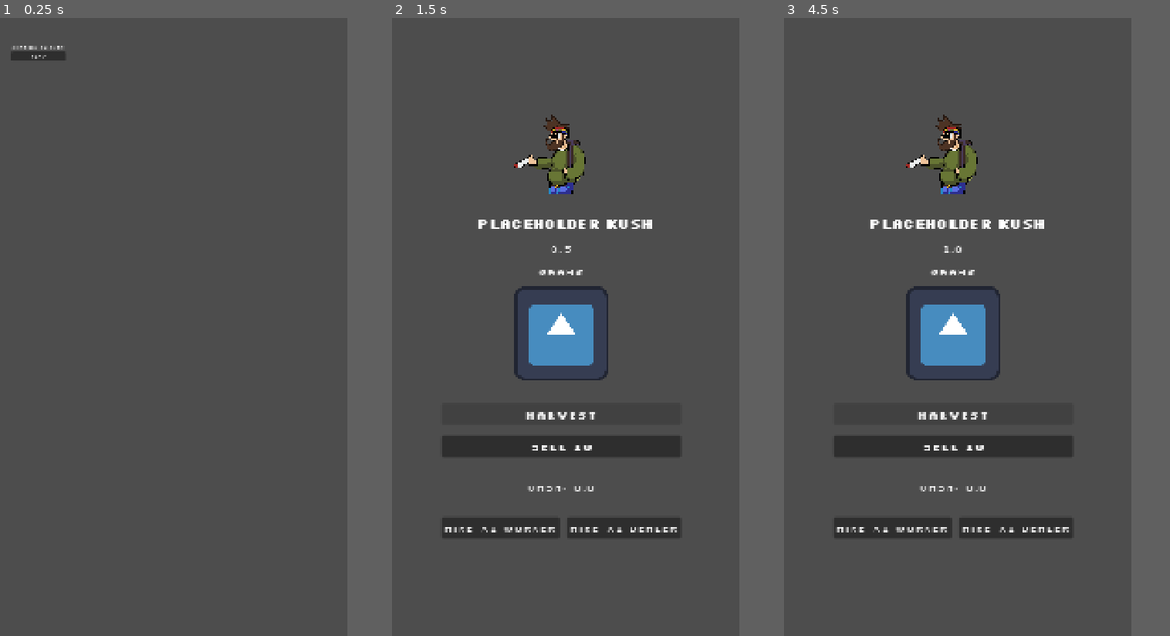
Above: before the commit, frames 1-3 (left to right).
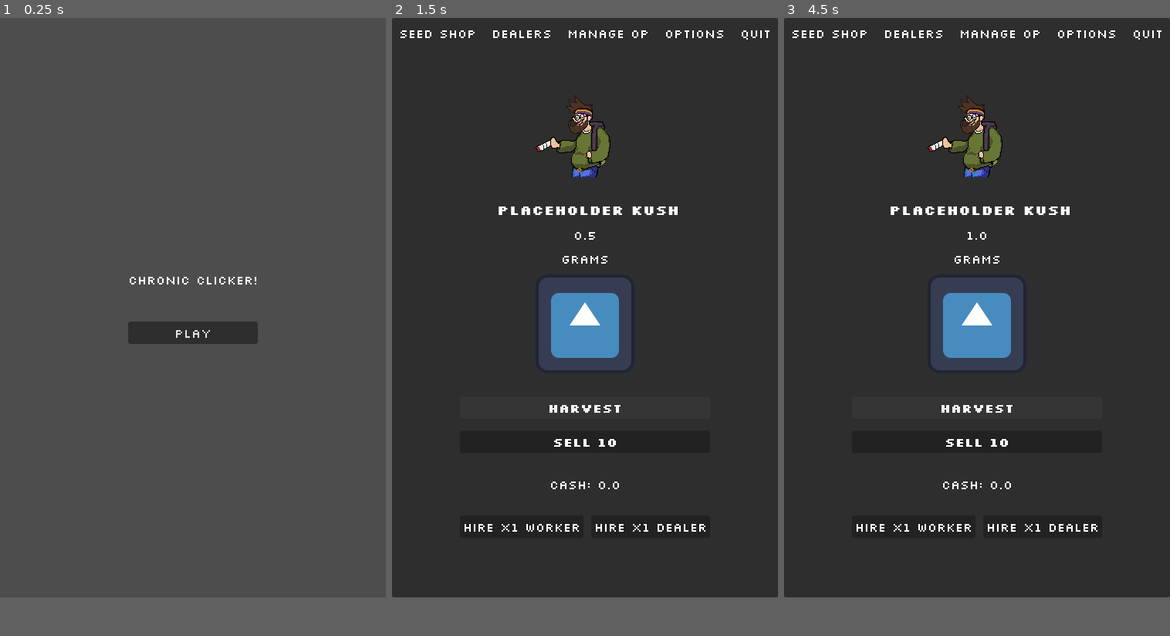
Above: after the commit, the same moments.

Repository: RaoulTheF00l/ChronicClicker
Game: Godot game, scene res://Scenes/title.tscn
Two runs of this game, one before a commit and one after it. Both use one fixed random seed, a clock stepped at 60 frames per second and the inputs below. The engine's default icon, where the game draws it, is replaced by a stand-in: a white triangle on a blue panel in a dark square.
Inputs:
- Up to frame 1 (0.25 s): no input
- Up to frame 2 (1.5 s): click "PLAY" at 0.5 s; click "HARVEST" at 1.25 s
- Up to frame 3 (4.5 s): click "SELL 10" at 2 s; click "Hire x1 Worker" at 2.75 s; click "Hire x1 Dealer" at 3.5 s; click "HARVEST" at 4.25 s
In our replay, the window is 450x800 before the commit and 500x750 after it. These sizes can differ from the game's own. Grey fills any space a smaller window leaves; there, only what the larger window draws over its background counts as a difference.

The runs differ from the first frame. In frame 1, 1.6% of the frame differs, in the area x 2-67%, y 4-53%; in frame 2, 76%, in the area x 0-100%, y 0-94%; in frame 3, 76%.

Commit message:
Updated UI Layout + added Menu Placholders

Diff:
--- a/Scenes/main.tscn
+++ b/Scenes/main.tscn
@@ -15,6 +15,14 @@
 grow_vertical = 2
 script = ExtResource("1_bo1nx")
 
+[node name="Panel" type="Panel" parent="." unique_id=1511507737]
+layout_mode = 1
+anchors_preset = 15
+anchor_right = 1.0
+anchor_bottom = 1.0
+grow_horizontal = 2
+grow_vertical = 2
+
 [node name="MobileLayout" type="VBoxContainer" parent="." unique_id=1480444554]
 layout_mode = 1
 anchors_preset = 8
@@ -22,14 +30,14 @@
 anchor_top = 0.5
 anchor_right = 0.5
 anchor_bottom = 0.5
-offset_left = -386.0
-offset_top = -711.0
-offset_right = -62.0
-offset_bottom = -116.0
+offset_left = -162.0
+offset_top = -297.5
+offset_right = 162.0
+offset_bottom = 297.5
 grow_horizontal = 2
 grow_vertical = 2
-scale = Vector2(2.3, 2.3)
 theme_override_constants/separation = 30
+alignment = 1
 
 [node name="StaticImg" type="BoxContainer" parent="MobileLayout" unique_id=2118950851]
 texture_filter = 1
@@ -119,3 +127,35 @@
 theme_override_colors/font_color = Color(1, 1, 1, 1)
 text = "Hire x1 Dealer
 "
+
+[node name="HBoxContainer" type="HBoxContainer" parent="." unique_id=1973300770]
+layout_mode = 1
+anchors_preset = 5
+anchor_left = 0.5
+anchor_right = 0.5
+offset_left = -245.0
+offset_right = 245.0
+offset_bottom = 40.0
+grow_horizontal = 2
+theme_override_constants/separation = 20
+alignment = 1
+
+[node name="SeedShopLabel" type="Label" parent="HBoxContainer" unique_id=825437713]
+layout_mode = 2
+text = "Seed Shop"
+
+[node name="UpgradesLabel" type="Label" parent="HBoxContainer" unique_id=1867158779]
+layout_mode = 2
+text = "DealErs"
+
+[node name="ManageLabel" type="Label" parent="HBoxContainer" unique_id=1318656502]
+layout_mode = 2
+text = "Manage op"
+
+[node name="OptionsLabel" type="Label" parent="HBoxContainer" unique_id=383695598]
+layout_mode = 2
+text = "Options"
+
+[node name="QuitLabel" type="Label" parent="HBoxContainer" unique_id=278709662]
+layout_mode = 2
+text = "quit"
--- a/Scenes/title.tscn
+++ b/Scenes/title.tscn
@@ -27,14 +27,19 @@
 
 [node name="Layout" type="VBoxContainer" parent="." unique_id=1018339417]
 layout_mode = 1
-anchors_preset = 5
+anchors_preset = 8
 anchor_left = 0.5
+anchor_top = 0.5
 anchor_right = 0.5
-offset_left = -481.0
-offset_top = 80.0
-offset_right = -360.0
-offset_bottom = 138.0
+anchor_bottom = 0.5
+offset_left = -84.0
+offset_top = -29.0
+offset_right = 84.0
+offset_bottom = 29.0
 grow_horizontal = 2
+grow_vertical = 2
+theme_override_constants/separation = 44
+alignment = 1
 
 [node name="TitleLabel" type="Label" parent="Layout" unique_id=644594888]
 layout_mode = 2
--- a/project.godot
+++ b/project.godot
@@ -17,8 +17,8 @@
 
 [display]
 
-window/size/viewport_width=1080
-window/size/viewport_height=1920
+window/size/viewport_width=500
+window/size/viewport_height=750
 window/stretch/mode="canvas_items"
 window/stretch/aspect="keep_width"
 
